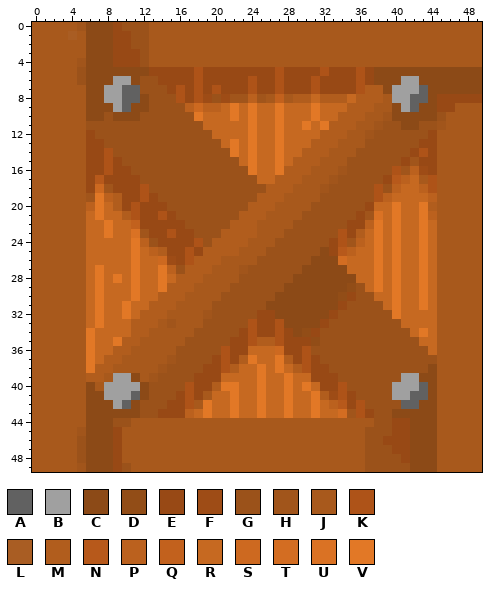
Two states of a pixel-art sprite, ConsoleApp1/box.png. This is how it looked before the edit.
The file is 50x50 pixels. Colours within 5 levels of each other are drawn and written as one.
Palette (. is transparent): A #616161  B #a0a0a0  C #8c4a17  D #924d17  E #984915  F #9e4c16  G #9b521a  H #a1551b  J #a8591c  K #ae5318  L #a95d23  M #b15d1d  N #b7591b  P #bb611e  Q #c2611d  R #c66921  S #cd6920  T #d36d22  U #da7224  V #e27826
Once edited:
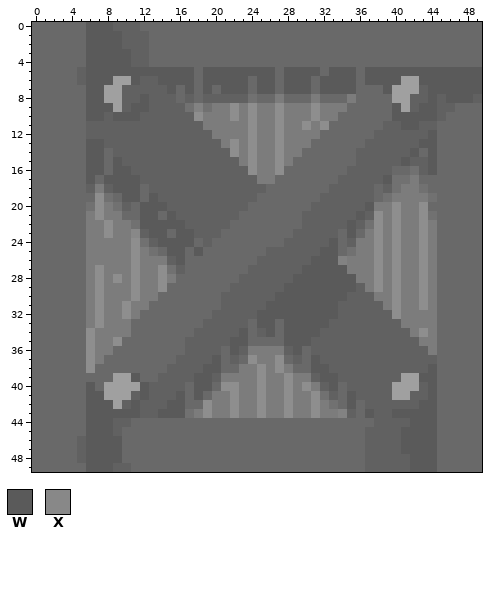
Colours new in this view: W #5a5a5a  X #888888
Edits made:
colour J: #a8591c -> #696969
colour P: #bb611e -> #717171
colour R: #c66921 -> #7c7c7c
colour T: #d36d22 -> #828282
colour V: #e27826 -> #8e8e8e
Changed rows in their new state; - is a pixel that keeps its letter.
first column x 4:
 0 -JWWWAAAJ-------------------------------------
 1 J-WWWWAAA-------------------------------------
 2 --WWWWAAA-------------------------------------
 3 --WWWWWAA-------------------------------------
 4 -JWWWWWAA-------------------------------------
 5 -AWWWWWWWWWWWWJWWWWWWWWJWWWWJWWWJWWWWWWWWWWWWW
 6 -AWWW--WAAWWWWJWWWWWJWWJWWWJWWWWJWWWW--WWWWWWW
 7 --WW----AAAWJWJWJWWWJWWJWWWJWWWWJJJW----WWWWWW
 8 --WW----WAAAJAJAAAAA-J-R-JJ-JJJ-JJJ-----WAWWWA
 9 --WWW--WWAAAA-T-R--------------JJJ--W--WWAA---
10 --WWAWWWAAAAAA----------------JJJ--JWWWWWA----
11 --AAAAAAAAAAAAA--------------JJJ--JAAWWAAJ----
12 --AAAAAAAAAAAAAA------------JJJ--JAAAAAAW-----
13 --WWAAAAAAAAAAAAA----------JJJ---AAAAAAWW-----
14 --WWJAAAAAAAAAAAAA--------JJJ---AAAAAAWJW-----
15 --WWJWAAAAAAAAAAAAA------JJJ---JAAAAAWAAW-----
16 --WWJWWAAAAAAAAAAAAA----JJJ---JAAAAAJJ-AW-----
17 --WJWWWWAAAAAAAAAAAAA--JJJ---JAAAAAWP---J-----
18 --ARAWWWJAAAAAAAAAAAAAJJJ---JAAAAAJA----J-----
19 --J--JWWJWAAAAAAAAAAAJJJ----AAAAAAJ-----------
20 -----PAJWWWAAAAAAAAAJJJ----AAAAAAW------J-----
21 ------JJWWJWAAAAAAAJJJ----AAAAAAWAV-----------
22 -------PWWWWWAAAAAJJJ----JAAAAAWA-------------
23 -------XAWWJWWAAAJJJJ---JAAAAAJWJ-------------
24 ---------AWWWWJAJJJJ---JAAAAAWJAR-------------
25 ----------JWWJWJJJJ---AAAAAAWWJ---------------
26 ----------RAWJJJJ----AAAAAAWWW----------------
27 ------------AJJJ---JAAAAAAWWWWW---------------
28 ------------JJJ----AAAAAAWWWWWWW--------------
29 -----------JJJ----AAAAAAWWWWWWWWA-------------
30 ----------JJJ----AAAAAAWWWWWWWWAAA------------
31 ---------JJJ----JAAAAAWWWWWWWWAAAAA-----------
32 --------JJJ----JAAAAAWWWWWWWWWAAAAAA----------
33 -------JJJ-J---AAAAAJWWJWWWWWAAAAAAAA---------
34 -------JJ-----AAAAAWJAWJWWWWAAAAAAAAAA--------
35 ------JJ-----AAAAAWWJJJJWWWAAAAAAAAAAAA-------
36 -----JJ-----JAAAAJWA---RAWJAAAAAAAAAAAAA------
37 ----JJ-----JAAAAWJAJ----JAJWAAAAAAAAAAAAA-----
38 ---JJ-----JAAAAWWJJ------JJWWAAAAAAAAAAAW-----
39 --JJ---W-JAAAAWWA----------AWWAAAAAAA--WW-----
40 --W-----WAAAAJWWJ-----------AWJAAAAA----W-----
41 --WW----WAAAWJW-------------PAJWAAAA----W-----
42 --WWW--WAAAWWJ----------------JWJAAAA--WW-----
43 --WWWWWWAAWWW------------------AJWAAWWWWW-----
44 --WWWAA---------------------------AAAAWWW-----
45 -JWWWA---------------------------AAAAWWWW-----
46 -AWWWW---------------------------AAAAWWWW-----
47 -AWWWW---------------------------AAAAWWWW-----
48 -AWWWW---------------------------AAAAAWWW-----
49 -JWWWAA--------------------------AAAAAWWW-----
Pixel boxes of the changes (left, top, right, bottom) in both pictures:
changed: (32, 22, 482, 472)
